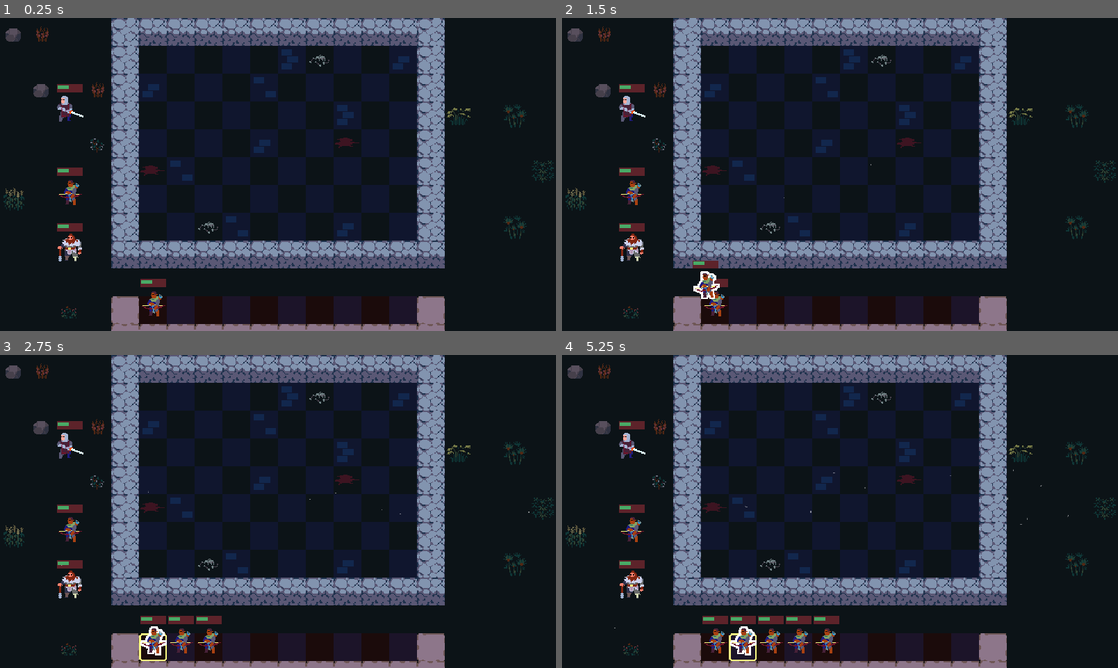
Above: before the commit, frames 1-4 (two rows, left to right).
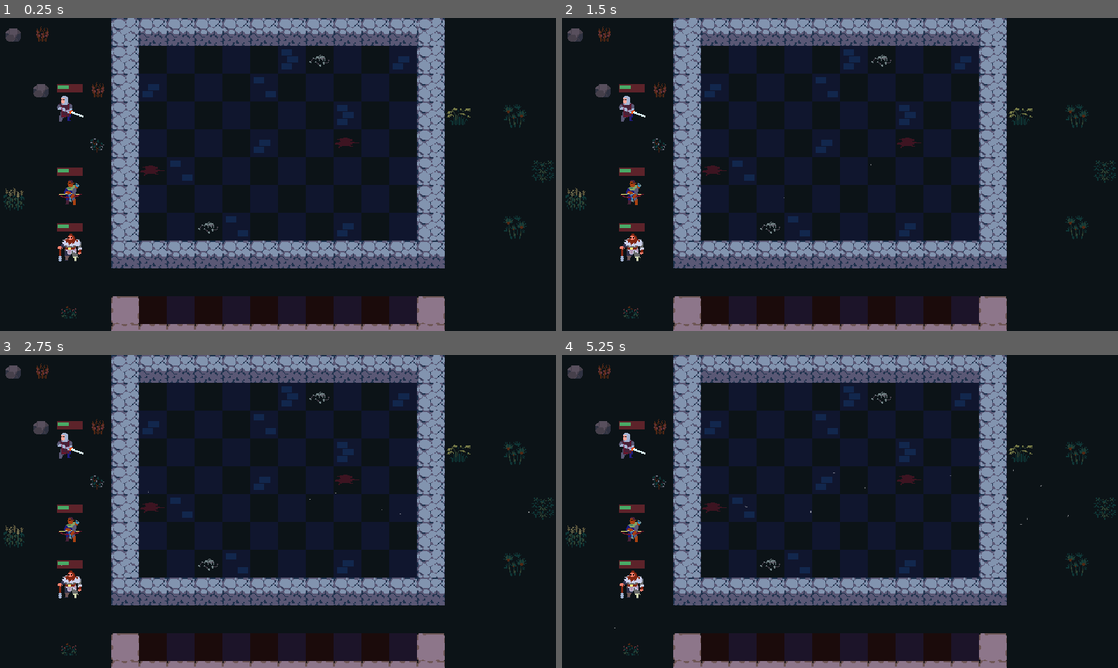
Above: after the commit, the same moments.

Repository: Wang-Junwen/AutoChess
Game: Godot game, scene res://scene/arena/arena.tscn
Two runs of this game, one before a commit and one after it. Both use one fixed random seed, a clock stepped at 60 frames per second and the inputs below.
Inputs (mouse positions are in pixels of both pictures, inside the frame that each line leads up to):
- Up to frame 1 (0.25 s): no input
- Up to frame 2 (1.5 s): tap Enter at 0.5 s; drag from (717, 302) to (628, 246) at 0.52 s; drag from (739, 302) to (628, 246) at 1.27 s
- Up to frame 3 (2.75 s): move the mouse to (155, 639) at 2.02 s; press the mouse at (155, 639) at 2.03 s
- Up to frame 4 (5.25 s): release the mouse at (717, 639) at 2.75 s; tap Space at 2.75 s; drag from (739, 639) to (628, 530) at 2.77 s; drag from (773, 639) to (628, 445) at 3.52 s; drag from (717, 639) to (628, 445) at 4.27 s; move the mouse to (739, 639) at 5.02 s; press the mouse at (739, 639) at 5.03 s

The runs differ from the first frame. In frame 1, 0.3% of the frame differs, in the area x 25-30%, y 83-96%; in frame 2, 0.6%; in frame 3, 1.0%; in frame 4, 1.5%, in the area x 25-50%, y 83-98%.

Commit message:
删除测试代码

Diff:
--- a/components/unit_spawner.gd
+++ b/components/unit_spawner.gd
@@ -8,13 +8,6 @@
 @export var bench: PlayArea
 @export var game_area: PlayArea
 
-func _ready() -> void:
-	var robin := preload("res://data/units/robin.tres")
-	var tween := create_tween()
-
-	for i in 15:
-		tween.tween_callback(spawn_unit.bind(robin))
-		tween.tween_interval(0.5)
 
 
 func _get_first_available_area() -> PlayArea:
